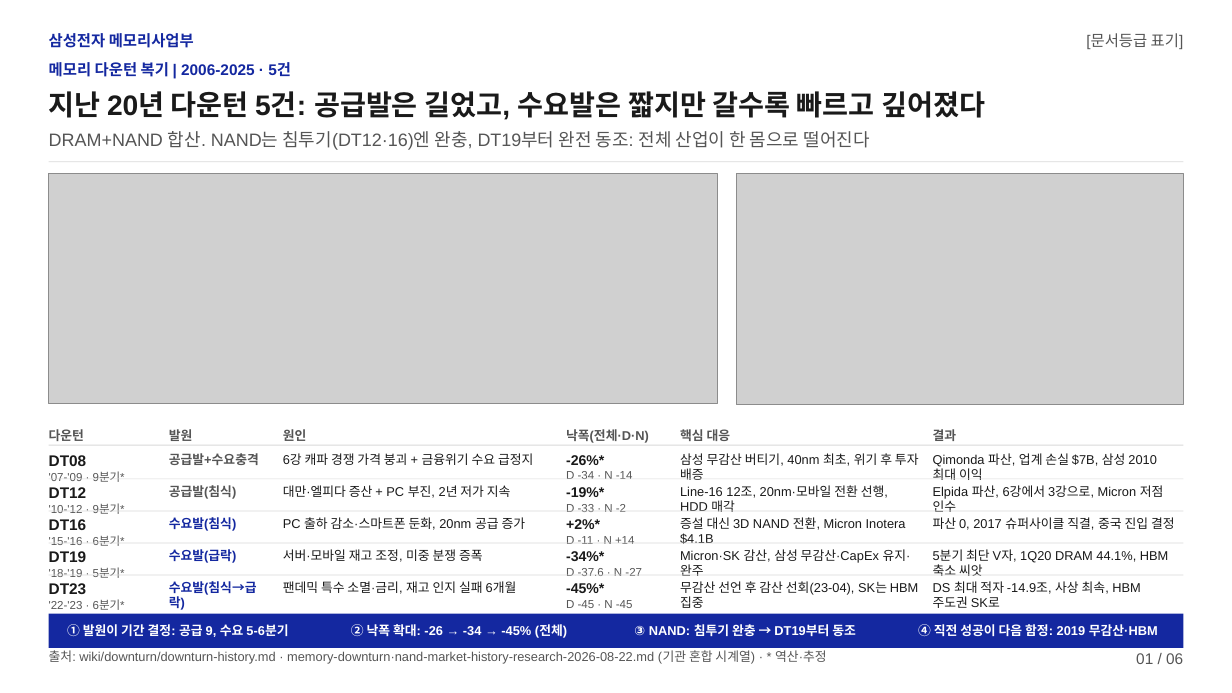
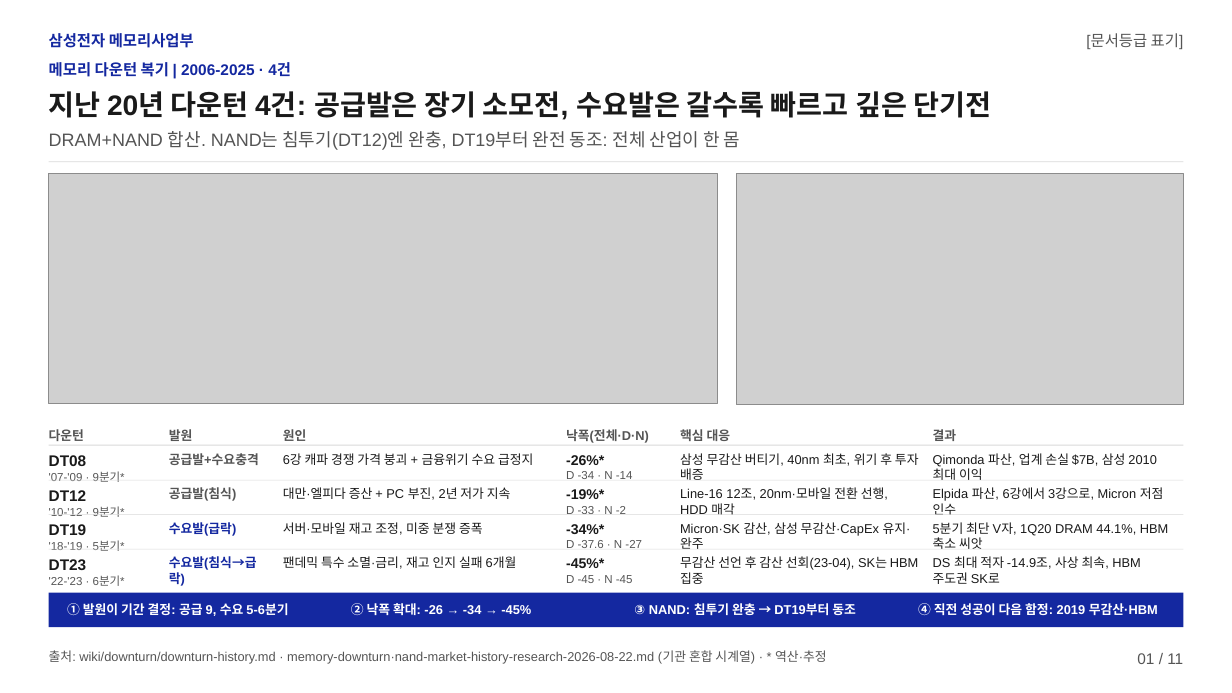
Before and after one commit to k31001/action-learning, a slide deck: slide 1 of outputs/presentation/downturn-review.pptx. Drawn at 1232x693 pixels with LibreOffice and Linux fonts; fonts in the diff are those of the drawing; grey boxes stand for pictures. Boxes give left, top, right and bottom in pixels: in the first picture for what was removed or moved away, otherwise in the second. Text is boxed around its words. In the diff, an @@ line names an element or a change of style, - is before the commit and + after.

```diff
--- a/outputs/presentation/downturn-review.pptx
+++ b/outputs/presentation/downturn-review.pptx
@@ text at [49, 62, 291, 77]: text changed @@
-메모리 다운턴 복기 | 2006-2025 · 5건
+메모리 다운턴 복기 | 2006-2025 · 4건
@@ text at [49, 91, 992, 120]: text changed @@
-지난 20년 다운턴 5건: 공급발은 길었고, 수요발은 짧지만 갈수록 빠르고 깊어졌다
+지난 20년 다운턴 4건: 공급발은 장기 소모전, 수요발은 갈수록 빠르고 깊은 단기전
@@ text at [49, 131, 741, 150]: text changed @@
-DRAM+NAND 합산. NAND는 침투기(DT12·16)엔 완충, DT19부터 완전 동조: 전체 산업이 한 몸으로 떨어진다
+DRAM+NAND 합산. NAND는 침투기(DT12)엔 완충, DT19부터 완전 동조: 전체 산업이 한 몸
@@ rectangle: place and size @@
-rectangle at [49, 511, 1183, 511]
+rectangle at [49, 514, 1183, 515]
@@ text removed at [49, 519, 125, 546] @@
-DT16
-'15-'16 · 6분기*
@@ text at [169, 522, 237, 536]: text changed @@
-수요발(침식)
+수요발(급락)
@@ text removed at [283, 517, 526, 530] @@
-PC 출하 감소·스마트폰 둔화, 20nm 공급 증가
@@ 10 texts: place and size @@
-10 texts at [49, 549, 1168, 610]
+10 texts at [49, 522, 1168, 586]
@@ text removed at [566, 519, 635, 544] @@
-+2%*
-D -11 · N +14
@@ text removed at [680, 517, 906, 544] @@
-증설 대신 3D NAND 전환, Micron Inotera $4.1B
@@ text removed at [933, 517, 1175, 530] @@
-파산 0, 2017 슈퍼사이클 직결, 중국 진입 결정
@@ rectangle: place and size @@
-rectangle at [49, 543, 1183, 543]
+rectangle at [49, 549, 1183, 549]
@@ text at [169, 556, 257, 586]: text changed @@
-수요발(급락)
+수요발(침식→급락)
@@ rectangle: place and size @@
-rectangle at [49, 575, 1183, 575]
+rectangle at [49, 593, 1183, 627]
@@ rectangle at [49, 593, 1183, 627]: fill #D9D9D9 to #1428A0 @@
@@ text removed at [169, 581, 257, 610] @@
-수요발(침식→급락)
@@ 3 texts: place and size @@
-3 texts at [67, 624, 1158, 637]
+3 texts at [67, 603, 1158, 616]
@@ rectangle removed at [49, 614, 1183, 648] @@
@@ text at [351, 603, 531, 615]: text changed @@
-② 낙폭 확대: -26 → -34 → -45% (전체)
+② 낙폭 확대: -26 → -34 → -45%
@@ text at [1137, 653, 1183, 664]: text changed @@
-01 / 06
+01 / 11
```
Also in this commit, not shown: 5 other slides changed, 5 slides added, 12 other files.
